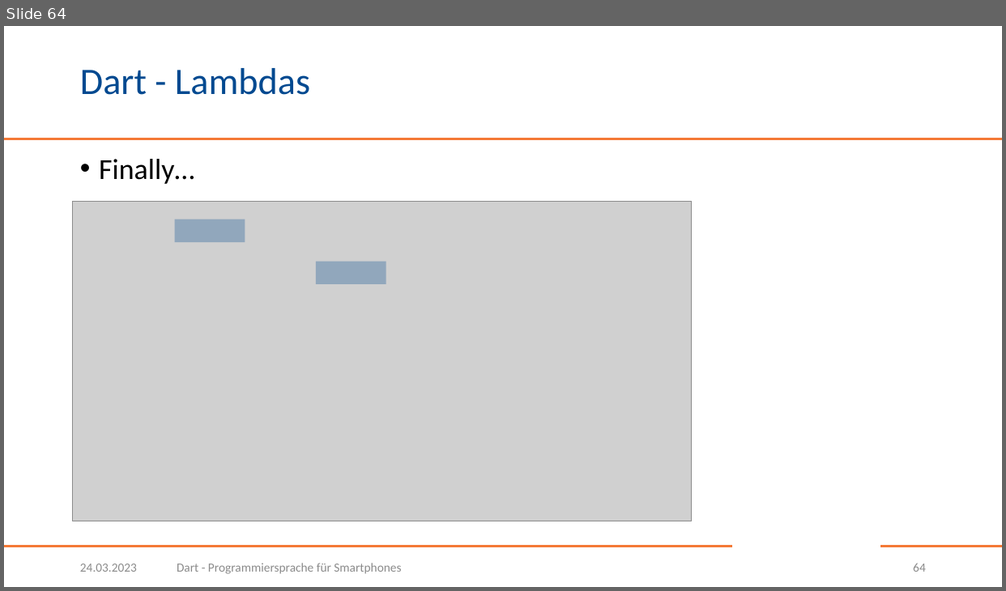
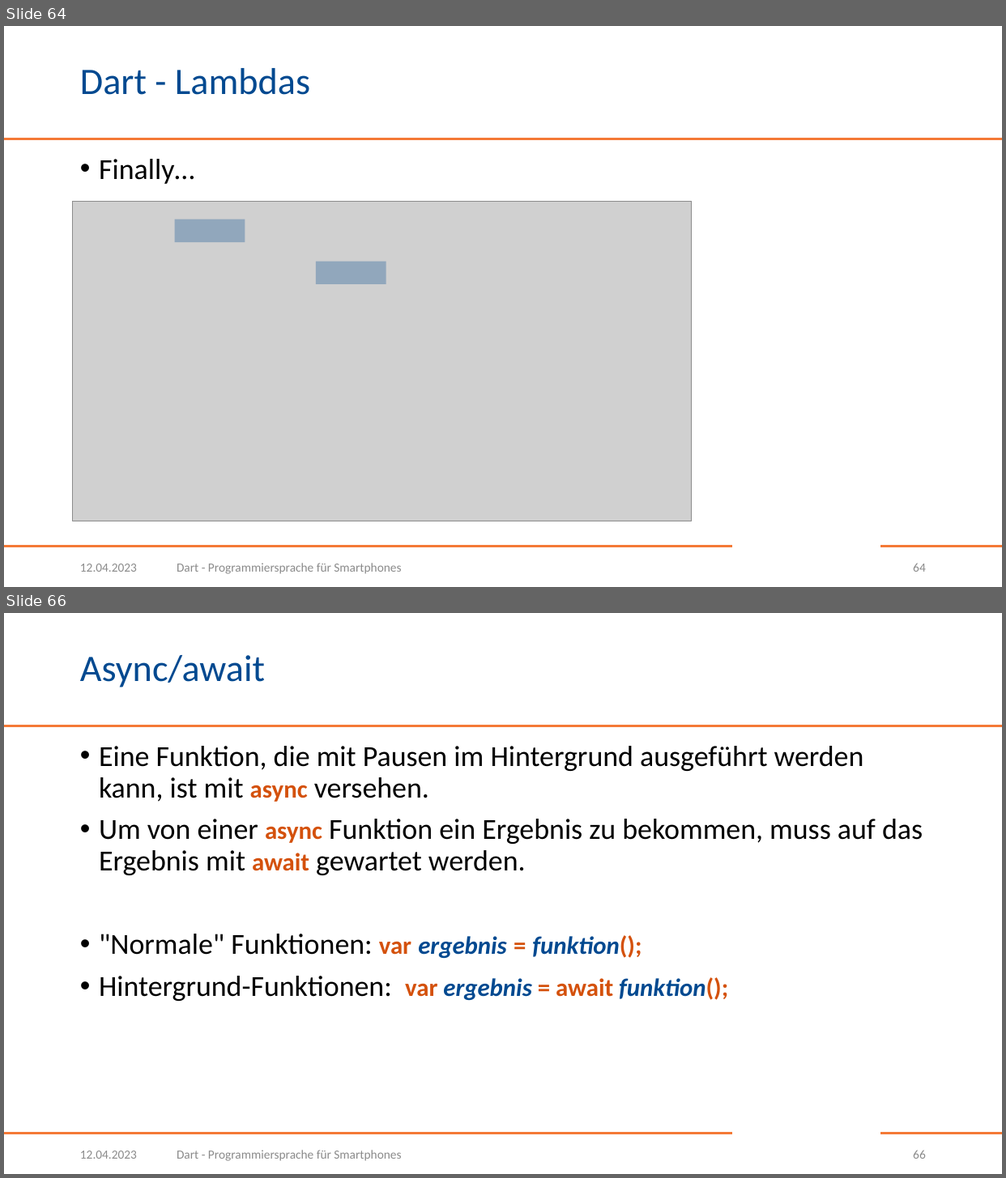
Before and after one commit to BogyMitutoyoCTL/DecisionMakingApp, a slide deck: presentations/Dart.pptx. Shown one above the other, each under a label of ours: slide 64 before the commit, slides 64 and 66 after it; the slides between them are not shown. The pictures are 1006x591 and 1006x1178 pixels, drawn with LibreOffice and Linux fonts; fonts in the diff are those of the drawing; grey boxes stand for pictures; background and template pictures are left out. Boxes give left, top, right and bottom in pixels: in the first picture for what was removed or moved away, otherwise in the second. Text is boxed around its words. In the diff, an @@ line names an element or a change of style, - is before the commit and + after.

Commit message:
Async /await

```diff
--- a/presentations/Dart.pptx
+++ b/presentations/Dart.pptx
@@ slide 66 added at (4,613,1002,1174), background #FFFFFF; not listed: 3 template elements that a slide beside it also shows @@
@@ title added at (80,655,265,688), 36 pt, text #004990 @@
+Async/await
@@ text added at (99,746,923,1001), 28 pt, text #000000 @@
+• Eine Funktion, die mit Pausen im Hintergrund ausgeführt werden kann, ist mit async versehen.
+• Um von einer async Funktion ein Ergebnis zu bekommen, muss auf das Ergebnis mit await gewartet werden.
+• "Normale" Funktionen: var ergebnis = funktion();
+• Hintergrund-Funktionen: var ergebnis = await funktion();
@@ text added at (80,1151,137,1159), 12 pt, text #8C8C8C @@
+12.04.2023
@@ text added at (177,1150,401,1161), 12 pt, text #8C8C8C @@
+Dart - Programmiersprache für Smartphones
@@ page number added at (913,1150,926,1159), 12 pt, text #8C8C8C @@
+66
@@ slide 64 changed as well @@
@@ text at (80,564,137,572): text changed @@
-24.03.2023
+12.04.2023
```
Also in this commit, not shown: 63 other slides changed, 2 other slides added.
